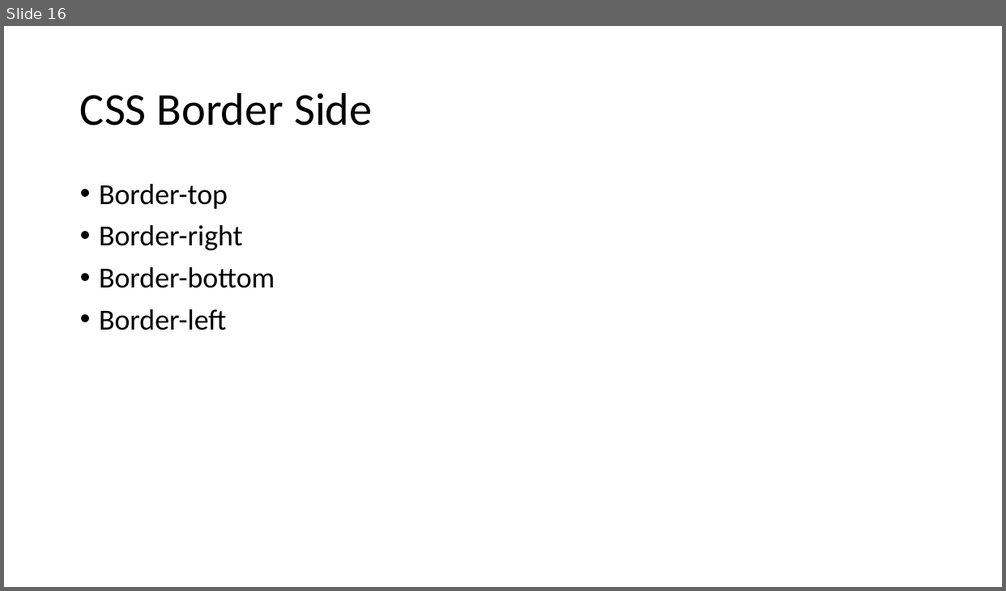
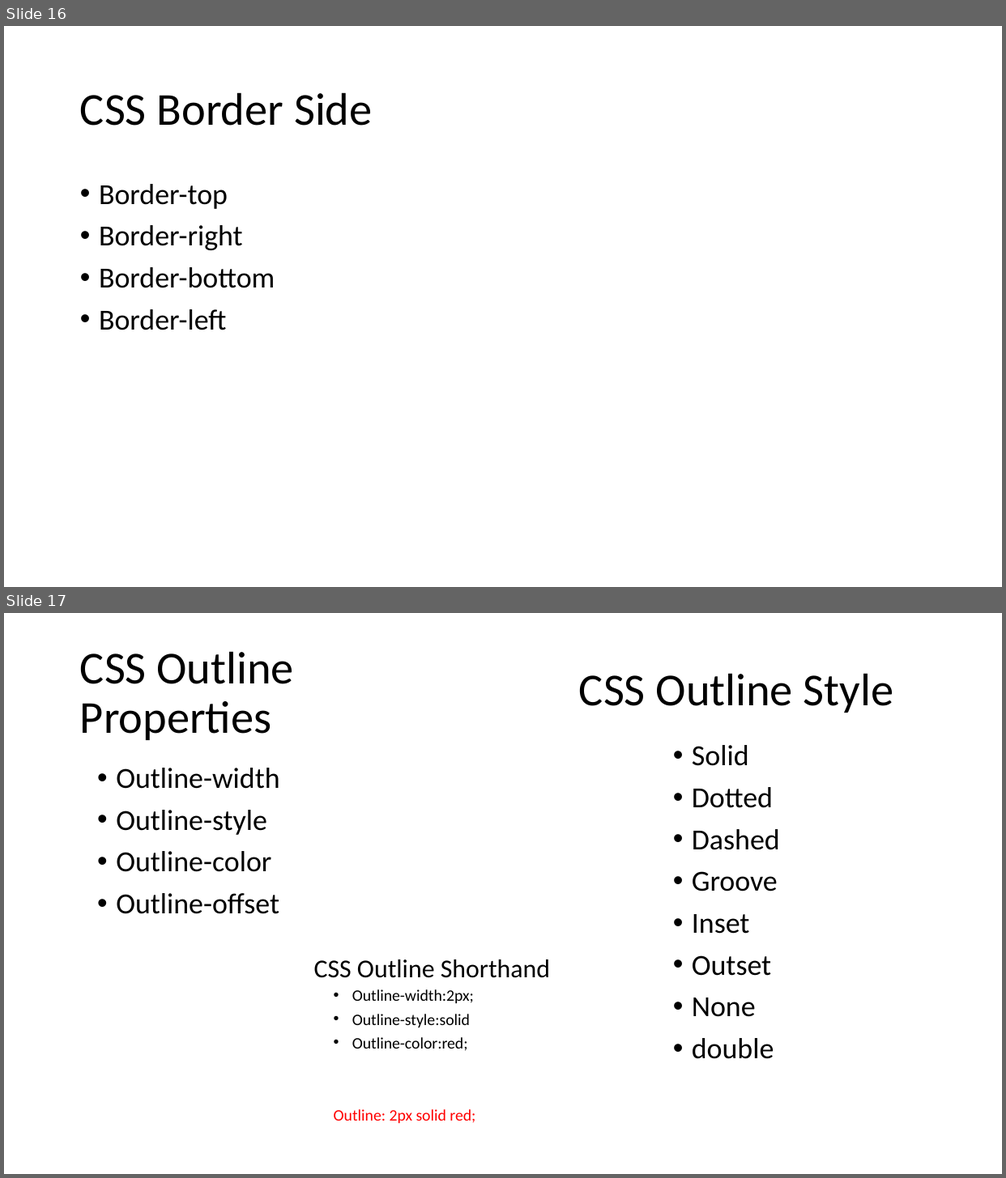
Before and after one commit to PiyushChaturvedii/Batch05, a slide deck: CSS3.pptx. Shown one above the other, each under a label of ours: slide 16 before the commit, slides 16 and 17 after it. The pictures are 1006x591 and 1006x1178 pixels, drawn with LibreOffice and Linux fonts; fonts in the diff are those of the drawing. Boxes give left, top, right and bottom in pixels: in the first picture for what was removed or moved away, otherwise in the second. Text is boxed around its words. In the diff, an @@ line names an element or a change of style, - is before the commit and + after.

```diff
--- a/CSS3.pptx
+++ b/CSS3.pptx
@@ slide 17 added at (4,613,1002,1174), background #FFFFFF @@
@@ text added at (80,651,294,740), 44 pt, text #000000 @@
+CSS Outline Properties
@@ title added at (579,673,893,713), 44 pt, text #000000 @@
+CSS Outline Style
@@ text added at (692,745,780,1059), 28 pt, text #000000 @@
+• Solid
+• Dotted
+• Dashed
+• Groove
+• Inset
+• Outset
+• None
+• double
@@ text added at (116,768,279,914), 28 pt, text #000000 @@
+• Outline-width
+• Outline-style
+• Outline-color
+• Outline-offset
@@ text added at (314,960,550,978), 24.8 pt, text #000000 @@
+CSS Outline Shorthand
@@ text added at (334,990,475,1124), 15.4 pt, text #000000 @@
+• Outline-width:2px;
+• Outline-style:solid
+• Outline-color:red;
+Outline: 2px solid red;
```
Also in this commit, not shown: 3 other slides added, 1 slide removed, 5 other files.
